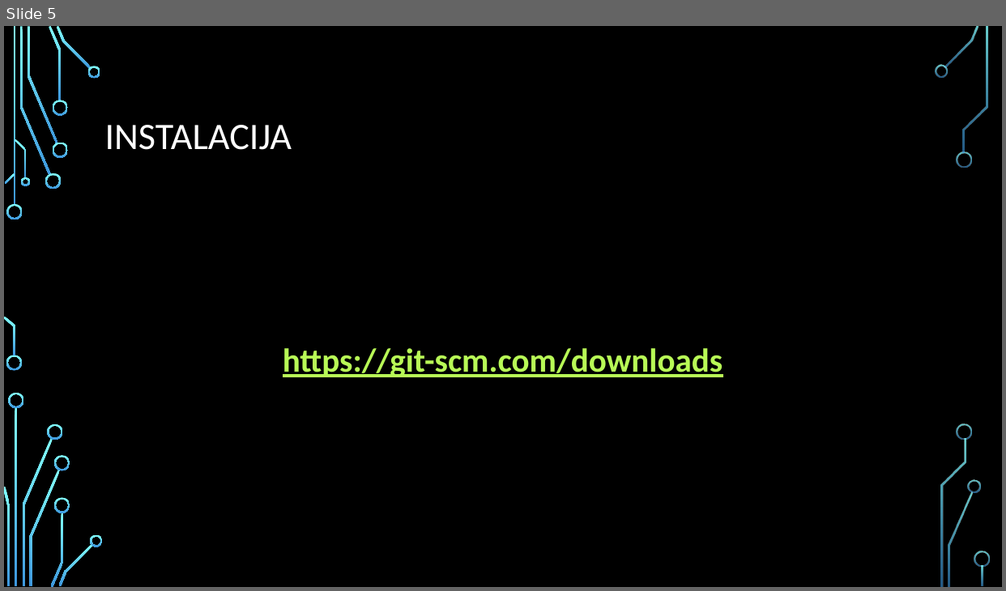
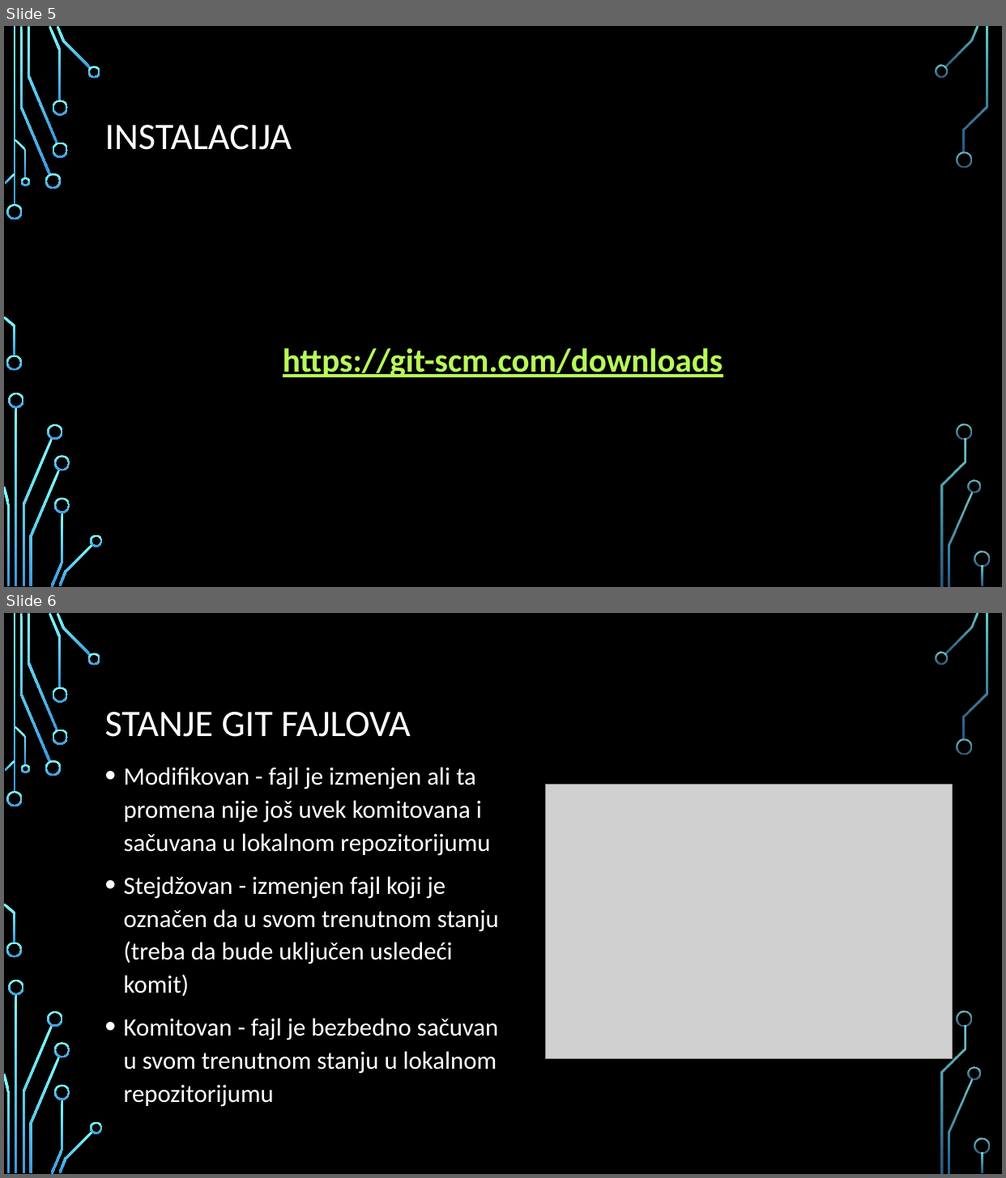
Before and after one commit to MihajloMilojevic/Sekcija, a slide deck: Git i github.pptx. Shown one above the other, each under a label of ours: slide 5 before the commit, slides 5 and 6 after it. The pictures are 1006x591 and 1006x1178 pixels, drawn with LibreOffice and Linux fonts; fonts in the diff are those of the drawing; grey boxes stand for pictures; background and template pictures are left out. Boxes give left, top, right and bottom in pixels: in the first picture for what was removed or moved away, otherwise in the second. Text is boxed around its words. In the diff, an @@ line names an element or a change of style, - is before the commit and + after.

```diff
--- a/Git i github.pptx
+++ b/Git i github.pptx
@@ slide 6 added at (4, 613, 1002, 1174), background picture (left out); not listed: 36 template elements that a slide beside it also shows @@
@@ title added at (105, 712, 411, 737), 36 pt, text #FFFFFF @@
+STANJE GIT FAJLOVA
@@ text added at (124, 767, 499, 1107), 24 pt, text #FFFFFF @@
+• Modifikovan - fajl je izmenjen ali ta promena nije još uvek komitovana i sačuvana u lokalnom repozitorijumu
+• Stejdžovan - izmenjen fajl koji je označen da u svom trenutnom stanju (treba da bude uključen usledeći komit)
+• Komitovan - fajl je bezbedno sačuvan u svom trenutnom stanju u lokalnom repozitorijumu
@@ picture added at (545, 785, 953, 1059) @@
```
Also in this commit, not shown: 25 other slides added.
